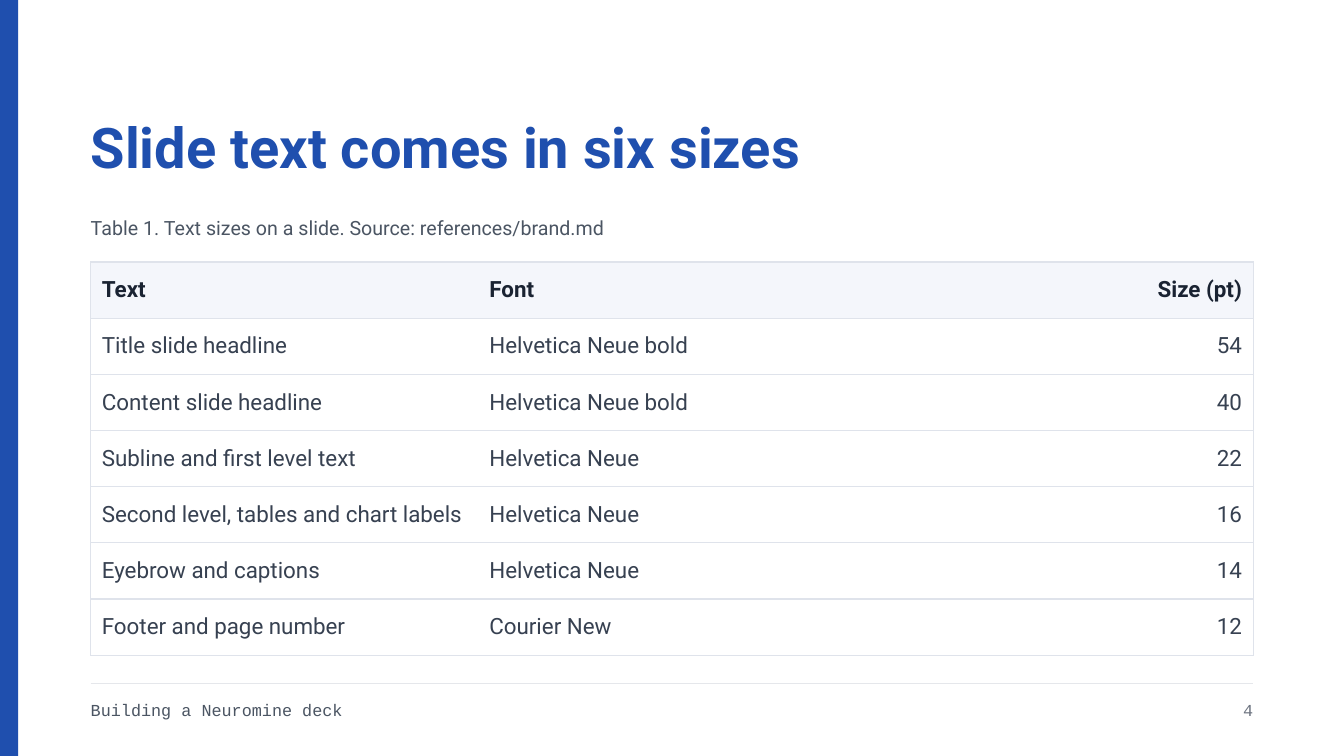
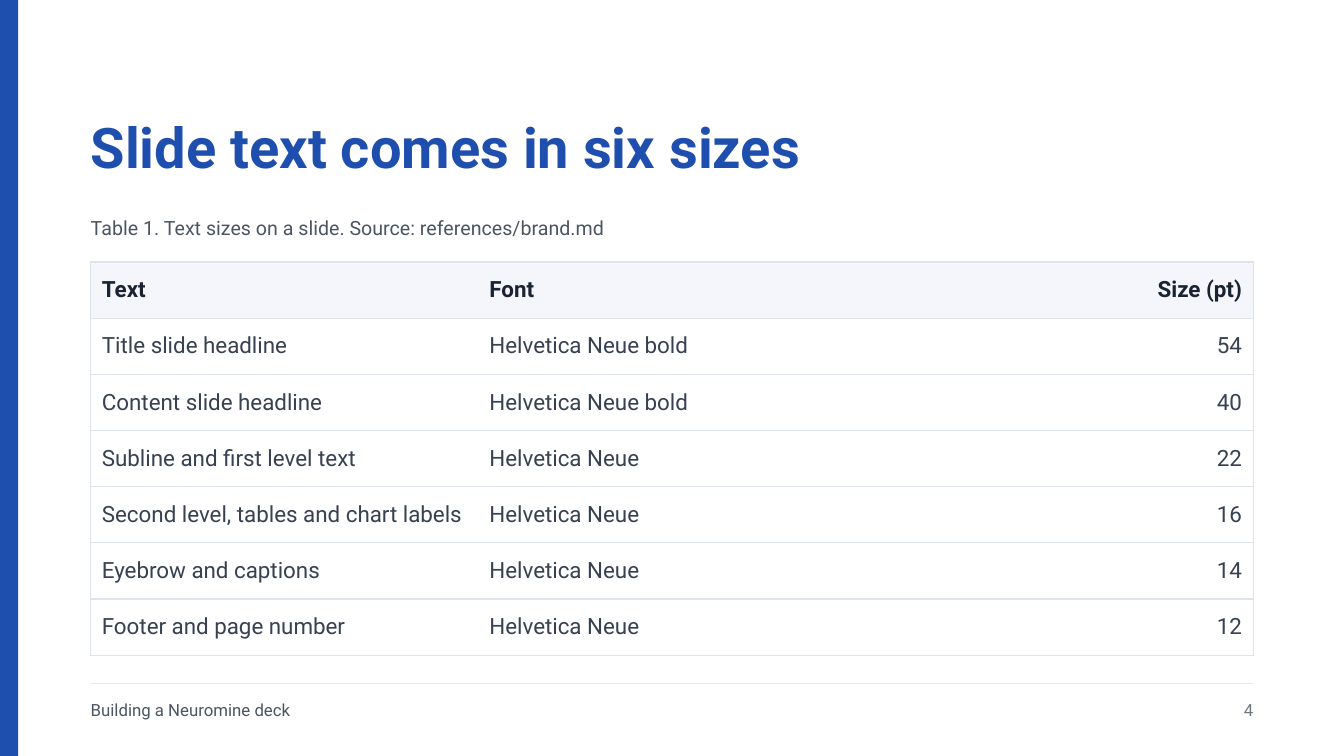
Before and after one commit to Neuromine-Data/brand-skill, a slide deck: slide 4 of assets/neuromine-sample.pptx. Drawn at 1344x756 pixels with LibreOffice and Linux fonts; fonts in the diff are those of the drawing. Boxes give left, top, right and bottom in pixels: in the first picture for what was removed or moved away, otherwise in the second. Text is boxed around its words. In the diff, an @@ line names an element or a change of style, - is before the commit and + after.

```diff
--- a/assets/neuromine-sample.pptx
+++ b/assets/neuromine-sample.pptx
@@ table at <box>91,262,1252,655</box> @@
-row 7, column 2: Courier New
+row 7, column 2: Helvetica Neue
@@ text "Building a Neuromine deck" at <box>91,703,291,720</box>: font Courier New to Roboto @@
@@ page number at <box>1244,704,1253,716</box>: font Courier New to Roboto @@
```
Also in this commit, not shown: 6 other slides changed, 28 other files.
